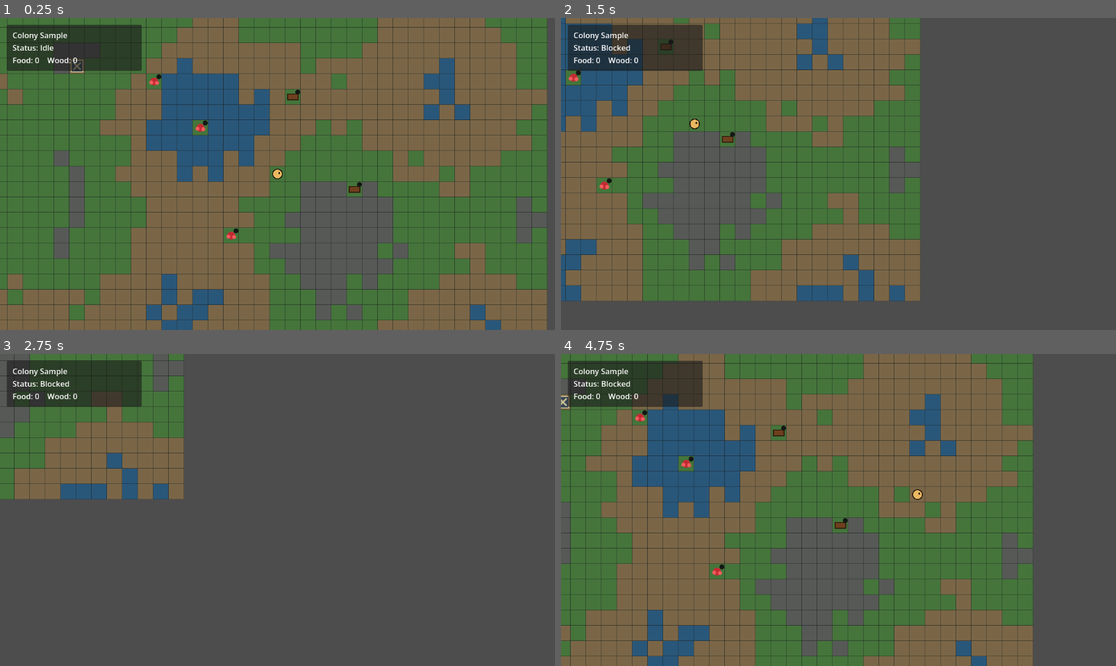
Above: before the commit, frames 1-4 (two rows, left to right).
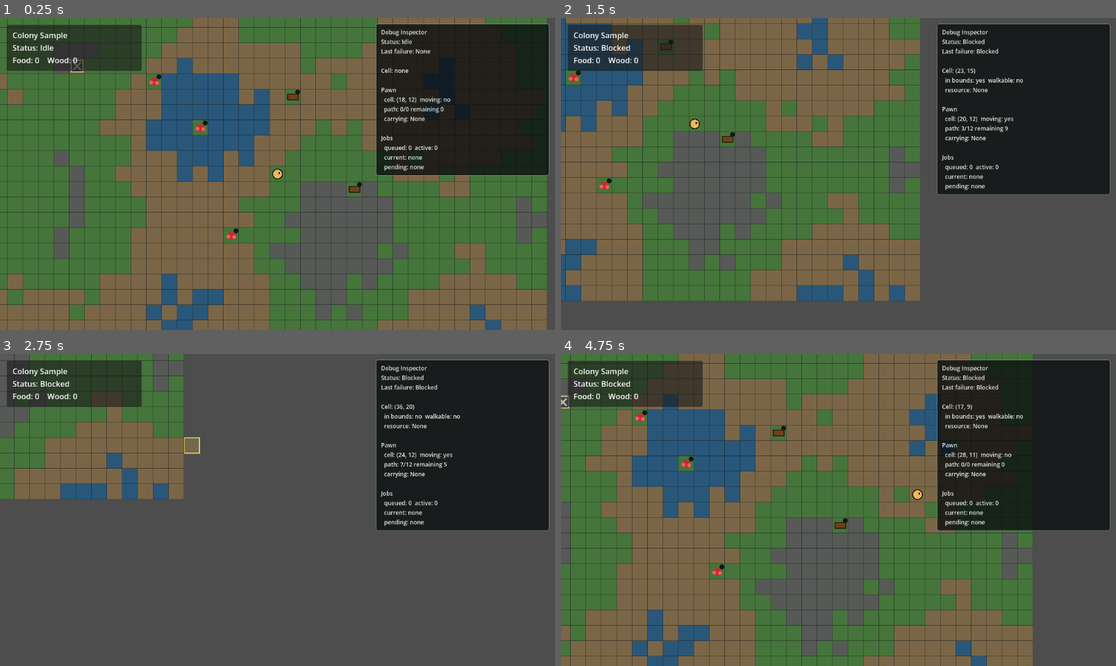
Above: after the commit, the same moments.

Repository: KUAKUAandFAFA/rimworld-like
Game: Godot game, scene res://scenes/main.tscn
Same seed, same stepped clock (60 frames per second), same inputs: the game is played once before the commit and once after it.
Inputs (mouse positions are in pixels of both pictures, inside the frame that each line leads up to):
- Up to frame 1 (0.25 s): no input
- Up to frame 2 (1.5 s): tap Enter at 0.5 s; move the mouse to (960, 158) at 0.52 s; hold D 0.53-1.28 s; click (960, 158) at 0.67 s; move the mouse to (727, 189) at 1.27 s; hold S from 1.28 s (still down); click (727, 189) at 1.42 s
- Up to frame 3 (2.75 s): move the mouse to (333, 441) at 2.02 s; release S at 2.03 s; hold D from 2.03 s (still down); click (333, 441) at 2.17 s
- Up to frame 4 (4.75 s): move the mouse to (810, 572) at 2.77 s; release D at 2.78 s; hold W 2.78-3.53 s; click (810, 572) at 2.92 s; move the mouse to (1005, 556) at 3.52 s; hold A from 3.53 s (still down); click (1005, 556) at 3.67 s; move the mouse to (672, 463) at 4.27 s; click (672, 463) at 4.42 s

The runs differ from the first frame. In frame 1, 15% of the frame differs, in the area x 67-99%, y 1-51%; in frame 2, 17%; in frame 3, 17%; in frame 4, 17%, in the area x 67-99%, y 1-57%.

Commit message:
G03 add debug inspection overlay

Diff:
--- a/scenes/main.tscn
+++ b/scenes/main.tscn
@@ -9,6 +9,7 @@
 [ext_resource type="Script" path="res://scripts/app/player_input_controller.gd" id="7_input"]
 [ext_resource type="PackedScene" path="res://scenes/ui/colony_hud.tscn" id="8_hud"]
 [ext_resource type="Script" path="res://scripts/data/definition_registry.gd" id="9_definition_registry"]
+[ext_resource type="Script" path="res://scripts/debug/debug_inspector.gd" id="10_debug_inspector"]
 
 [node name="Main" type="Node2D" unique_id=1362121018]
 script = ExtResource("1_game_root")
@@ -36,3 +37,6 @@
 position = Vector2(576, 384)
 
 [node name="Hud" parent="." instance=ExtResource("8_hud")]
+
+[node name="DebugInspector" type="CanvasLayer" parent="."]
+script = ExtResource("10_debug_inspector")
--- a/scripts/app/game_root.gd
+++ b/scripts/app/game_root.gd
@@ -15,9 +15,12 @@
 @onready var input_controller: PlayerInputController = $InputController
 @onready var camera: Camera2D = $Camera2D
 @onready var hud: ColonyHud = $Hud
+@onready var debug_inspector: DebugInspector = $DebugInspector
 
 var _selected_cell := INVALID_CELL
 var _status_text := "Idle"
+var _last_failure_reason := "None"
+var _debug_refresh_elapsed := 0.0
 
 
 func _ready() -> void:
@@ -33,6 +36,17 @@
 	_register_initial_stockpile_items()
 	_spawn_pawn()
 	_update_hud()
+	_update_debug_inspector()
+
+
+func _process(delta: float) -> void:
+	if debug_inspector == null or not debug_inspector.visible:
+		return
+
+	_debug_refresh_elapsed += delta
+	if _debug_refresh_elapsed >= 0.2:
+		_debug_refresh_elapsed = 0.0
+		_update_debug_inspector()
 
 
 func _connect_signals() -> void:
@@ -68,8 +82,10 @@
 
 
 func _on_primary_cell_clicked(target_cell: Vector2i) -> void:
+	_select_cell(target_cell)
+
 	if harvest_job_driver.is_busy():
-		_set_status("Pawn busy")
+		_set_failure_status("Pawn busy")
 		return
 
 	if grid.has_resource(target_cell):
@@ -77,7 +93,7 @@
 		return
 
 	if not grid.is_cell_walkable(target_cell):
-		_set_status("Blocked")
+		_set_failure_status("Blocked")
 		return
 
 	_move_pawn_directly(target_cell)
@@ -86,19 +102,18 @@
 func _queue_harvest_job(resource_cell: Vector2i) -> void:
 	var resource := grid.get_resource_at(resource_cell)
 	if resource.is_empty():
-		_set_status("No resource")
+		_set_failure_status("No resource")
 		return
 
 	var item_def := resource.get("item_def") as ItemDef
 	var harvest_job_def := definition_registry.get_job(HARVEST_JOB_ID)
 	if harvest_job_def == null:
-		_set_status("Missing harvest job definition")
+		_set_failure_status("Missing harvest job definition")
 		return
 
 	var job := JobInstance.new(harvest_job_def, resource_cell, item_def, 1)
 	job_queue.add_job(job)
-	_selected_cell = resource_cell
-	queue_redraw()
+	_clear_last_failure()
 	_start_next_job_if_idle()
 
 
@@ -119,13 +134,12 @@
 func _move_pawn_directly(target_cell: Vector2i) -> void:
 	var path := grid.find_path(pawn.current_cell, target_cell)
 	if path.is_empty() and pawn.current_cell != target_cell:
-		_set_status("No path")
-		return
-
-	_selected_cell = target_cell
+		_set_failure_status("No path")
+		return
+
 	pawn.set_path(path)
+	_clear_last_failure()
 	_set_status("Moving")
-	queue_redraw()
 
 
 func _on_pawn_arrived(_cell: Vector2i) -> void:
@@ -140,7 +154,7 @@
 
 
 func _on_job_failed(_job: JobInstance, reason: String) -> void:
-	_set_status(reason)
+	_set_failure_status(reason)
 	_start_next_job_if_idle()
 
 
@@ -160,6 +174,16 @@
 	_status_text = text
 	pawn.status_text = text
 	_update_hud()
+	_update_debug_inspector()
+
+
+func _set_failure_status(text: String) -> void:
+	_last_failure_reason = text
+	_set_status(text)
+
+
+func _clear_last_failure() -> void:
+	_last_failure_reason = "None"
 
 
 func _update_hud() -> void:
@@ -168,6 +192,53 @@
 
 	hud.set_status(_status_text)
 	hud.set_stockpile_snapshot(stockpile.get_snapshot())
+
+
+func _update_debug_inspector() -> void:
+	if debug_inspector == null:
+		return
+
+	debug_inspector.set_snapshot({
+		"status": _status_text,
+		"last_failure": _last_failure_reason,
+		"selected_cell": _selected_cell_debug_snapshot(),
+		"pawn": pawn.get_debug_snapshot(),
+		"jobs": job_queue.get_debug_snapshot(),
+	})
+
+
+func _select_cell(cell: Vector2i) -> void:
+	_selected_cell = cell
+	queue_redraw()
+	_update_debug_inspector()
+
+
+func _selected_cell_debug_snapshot() -> Dictionary:
+	if _selected_cell == INVALID_CELL:
+		return {
+			"has_selection": false,
+		}
+
+	var resource := grid.get_resource_at(_selected_cell)
+	return {
+		"has_selection": true,
+		"cell": _selected_cell,
+		"in_bounds": grid.is_cell_in_bounds(_selected_cell),
+		"walkable": grid.is_cell_walkable(_selected_cell),
+		"resource": _resource_debug_text(resource),
+	}
+
+
+func _resource_debug_text(resource: Dictionary) -> String:
+	if resource.is_empty():
+		return "None"
+
+	var item_def := resource.get("item_def") as ItemDef
+	var amount := int(resource.get("amount", 0))
+	if item_def == null:
+		return "Invalid x%d" % amount
+
+	return "%s x%d" % [item_def.label(), amount]
 
 
 func _find_spawn_cell() -> Vector2i:
--- /dev/null
+++ b/scripts/debug/debug_inspector.gd
@@ -0,0 +1,162 @@
+class_name DebugInspector
+extends CanvasLayer
+
+const PANEL_WIDTH := 360.0
+const PANEL_HEIGHT := 300.0
+const PANEL_MARGIN := 12.0
+
+@export var visible_by_default := true
+
+var _summary_label: Label
+var _snapshot: Dictionary = {}
+
+
+func _ready() -> void:
+	visible = visible_by_default
+	_build_panel()
+	_refresh()
+
+
+func set_snapshot(snapshot: Dictionary) -> void:
+	_snapshot = snapshot.duplicate(true)
+	_refresh()
+
+
+func _unhandled_input(event: InputEvent) -> void:
+	if event is not InputEventKey:
+		return
+
+	var key_event := event as InputEventKey
+	if not key_event.pressed or key_event.echo:
+		return
+
+	if key_event.keycode == KEY_F3:
+		visible = not visible
+		get_viewport().set_input_as_handled()
+
+
+func _build_panel() -> void:
+	var panel := PanelContainer.new()
+	panel.name = "Panel"
+	panel.mouse_filter = Control.MOUSE_FILTER_IGNORE
+	panel.anchor_left = 1.0
+	panel.anchor_right = 1.0
+	panel.anchor_top = 0.0
+	panel.anchor_bottom = 0.0
+	panel.offset_left = -PANEL_WIDTH - PANEL_MARGIN
+	panel.offset_right = -PANEL_MARGIN
+	panel.offset_top = PANEL_MARGIN
+	panel.offset_bottom = PANEL_MARGIN + PANEL_HEIGHT
+	panel.add_theme_stylebox_override("panel", _panel_style())
+	add_child(panel)
+
+	var margin := MarginContainer.new()
+	margin.mouse_filter = Control.MOUSE_FILTER_IGNORE
+	margin.add_theme_constant_override("margin_left", 10)
+	margin.add_theme_constant_override("margin_top", 8)
+	margin.add_theme_constant_override("margin_right", 10)
+	margin.add_theme_constant_override("margin_bottom", 8)
+	panel.add_child(margin)
+
+	_summary_label = Label.new()
+	_summary_label.name = "SummaryLabel"
+	_summary_label.mouse_filter = Control.MOUSE_FILTER_IGNORE
+	_summary_label.autowrap_mode = TextServer.AUTOWRAP_WORD_SMART
+	_summary_label.add_theme_font_size_override("font_size", 12)
+	_summary_label.add_theme_color_override("font_color", Color(0.88, 0.93, 0.90))
+	margin.add_child(_summary_label)
+
+
+func _panel_style() -> StyleBoxFlat:
+	var style := StyleBoxFlat.new()
+	style.bg_color = Color(0.04, 0.05, 0.055, 0.78)
+	style.border_color = Color(0.45, 0.58, 0.52, 0.9)
+	style.border_width_left = 1
+	style.border_width_top = 1
+	style.border_width_right = 1
+	style.border_width_bottom = 1
+	style.corner_radius_top_left = 4
+	style.corner_radius_top_right = 4
+	style.corner_radius_bottom_right = 4
+	style.corner_radius_bottom_left = 4
+	return style
+
+
+func _refresh() -> void:
+	if _summary_label == null:
+		return
+
+	_summary_label.text = "\n".join(_build_lines())
+
+
+func _build_lines() -> PackedStringArray:
+	var lines := PackedStringArray()
+	lines.append("Debug Inspector")
+	lines.append("Status: %s" % String(_snapshot.get("status", "Unknown")))
+	lines.append("Last failure: %s" % String(_snapshot.get("last_failure", "None")))
+	lines.append("")
+	_append_selected_cell(lines)
+	_append_pawn(lines)
+	_append_jobs(lines)
+	return lines
+
+
+func _append_selected_cell(lines: PackedStringArray) -> void:
+	var selected: Dictionary = _snapshot.get("selected_cell", {})
+	if not bool(selected.get("has_selection", false)):
+		lines.append("Cell: none")
+		return
+
+	var cell: Vector2i = selected.get("cell", Vector2i.ZERO)
+	lines.append("Cell: %s" % _format_cell(cell))
+	lines.append("  in bounds: %s  walkable: %s" % [
+		_yes_no(bool(selected.get("in_bounds", false))),
+		_yes_no(bool(selected.get("walkable", false))),
+	])
+	lines.append("  resource: %s" % String(selected.get("resource", "None")))
+
+
+func _append_pawn(lines: PackedStringArray) -> void:
+	var pawn: Dictionary = _snapshot.get("pawn", {})
+	var cell: Vector2i = pawn.get("cell", Vector2i.ZERO)
+	lines.append("")
+	lines.append("Pawn")
+	lines.append("  cell: %s  moving: %s" % [
+		_format_cell(cell),
+		_yes_no(bool(pawn.get("moving", false))),
+	])
+	lines.append("  path: %d/%d remaining %d" % [
+		int(pawn.get("path_index", 0)),
+		int(pawn.get("path_points", 0)),
+		int(pawn.get("path_remaining", 0)),
+	])
+	lines.append("  carrying: %s" % String(pawn.get("carrying", "None")))
+
+
+func _append_jobs(lines: PackedStringArray) -> void:
+	var jobs: Dictionary = _snapshot.get("jobs", {})
+	lines.append("")
+	lines.append("Jobs")
+	lines.append("  queued: %d  active: %d" % [
+		int(jobs.get("queued_count", 0)),
+		int(jobs.get("active_count", 0)),
+	])
+	_append_job_lines(lines, "  current", jobs.get("active_jobs", PackedStringArray()))
+	_append_job_lines(lines, "  pending", jobs.get("queued_jobs", PackedStringArray()))
+
+
+func _append_job_lines(lines: PackedStringArray, label: String, job_lines: Variant) -> void:
+	if job_lines.is_empty():
+		lines.append("%s: none" % label)
+		return
+
+	for line in job_lines:
+		lines.append("%s: %s" % [label, String(line)])
+
+
+func _format_cell(cell: Vector2i) -> String:
+	return "(%d, %d)" % [cell.x, cell.y]
+
+
+func _yes_no(value: bool) -> String:
+	return "yes" if value else "no"
--- a/scripts/jobs/job_instance.gd
+++ b/scripts/jobs/job_instance.gd
@@ -31,3 +31,36 @@
 		return "resource"
 
 	return target_item.label().to_lower()
+
+
+static func status_name(status_value: int) -> String:
+	match status_value:
+		Status.QUEUED:
+			return "Queued"
+		Status.CLAIMED:
+			return "Claimed"
+		Status.RUNNING:
+			return "Running"
+		Status.COMPLETED:
+			return "Completed"
+		Status.FAILED:
+			return "Failed"
+		_:
+			return "Unknown"
+
+
+func debug_summary() -> String:
+	var summary := "%s %s at (%d, %d)" % [
+		label(),
+		status_name(status),
+		target_cell.x,
+		target_cell.y,
+	]
+
+	if target_item != null:
+		summary += " for %s" % target_item.label().to_lower()
+
+	if failure_reason != "":
+		summary += " failed: %s" % failure_reason
+
+	return summary
--- a/scripts/jobs/job_queue.gd
+++ b/scripts/jobs/job_queue.gd
@@ -62,3 +62,21 @@
 			return job
 
 	return null
+
+
+func get_debug_snapshot() -> Dictionary:
+	return {
+		"queued_count": _queued_jobs.size(),
+		"active_count": _active_jobs.size(),
+		"queued_jobs": _job_debug_lines(_queued_jobs),
+		"active_jobs": _job_debug_lines(_active_jobs),
+	}
+
+
+func _job_debug_lines(jobs: Array[JobInstance]) -> PackedStringArray:
+	var lines := PackedStringArray()
+	for job in jobs:
+		if job != null:
+			lines.append(job.debug_summary())
+
+	return lines
--- a/scripts/pawns/pawn.gd
+++ b/scripts/pawns/pawn.gd
@@ -46,6 +46,18 @@
 	queue_redraw()
 
 
+func get_debug_snapshot() -> Dictionary:
+	return {
+		"cell": current_cell,
+		"status": status_text,
+		"moving": is_moving(),
+		"path_points": _path.size(),
+		"path_index": _path_index,
+		"path_remaining": maxi(_path.size() - _path_index, 0),
+		"carrying": _carrying_debug_text(),
+	}
+
+
 func _process(delta: float) -> void:
 	if _path_index >= _path.size():
 		return
@@ -76,3 +88,10 @@
 
 func _emit_arrived() -> void:
 	arrived.emit(current_cell)
+
+
+func _carrying_debug_text() -> String:
+	if carrying_item == null or carrying_amount <= 0:
+		return "None"
+
+	return "%s x%d" % [carrying_item.label(), carrying_amount]
Not shown: 1 places in scenes/main.tscn that only renumber resources
Not shown, added: scripts/debug/debug_inspector.gd.uid
